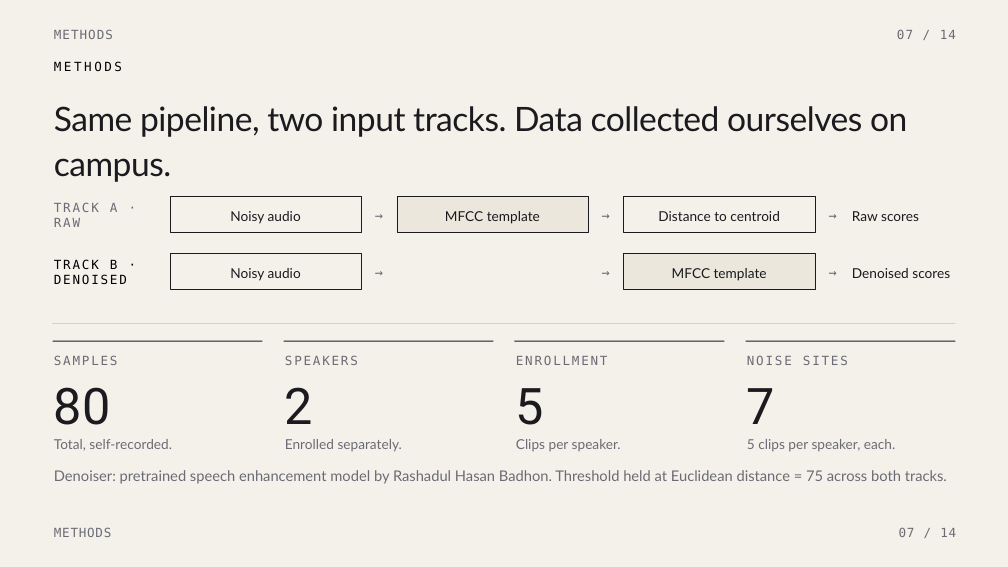
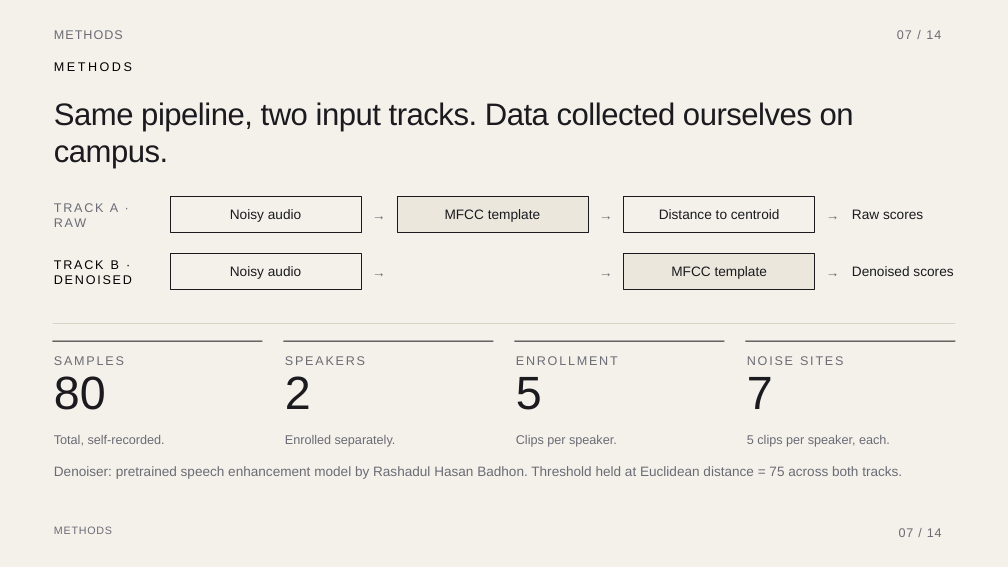
Before and after one commit to KingKutza/DR-Voice-Detect, a slide deck: slide 7 of Presentation.pptx. Drawn at 1008x567 pixels with LibreOffice and Linux fonts; fonts in the diff are those of the drawing. Boxes give left, top, right and bottom in pixels: in the first picture for what was removed or moved away, otherwise in the second. Text is boxed around its words. In the diff, an @@ line names an element or a change of style, - is before the commit and + after.

```diff
--- a/Presentation.pptx
+++ b/Presentation.pptx
@@ text "Same pipeline, two input tracks. ..." at (54,102,854,169): size 48 to 44.4 pt, font Lato to Arial; line spacing 1.1 to 1 @@
@@ font DejaVu Sans Mono to Arial in 16 elements at (54,30,123,39), (897,30,941,39), (54,62,132,71), (54,203,118,212), (54,260,132,284), (54,356,124,365), (516,356,618,365), (747,356,843,365), (899,528,942,537), (285,356,365,365), (366,205,392,226), (593,205,618,226), (820,205,845,226), (366,263,392,283), (593,263,618,283), (820,263,845,283) @@
@@ font Lato to Arial; line spacing 1 to 0.9 in 7 elements at (230,209,301,222), (445,209,540,222), (659,209,780,219), (852,209,923,219), (230,266,301,279), (671,266,767,279), (852,266,953,276) @@
@@ size 72 to 66.6 pt, font Roboto to Arial; line spacing 1 to 0.8 in 4 elements at (54,376,106,410), (516,377,542,410), (747,377,773,409), (285,376,311,409) @@
@@ size 19.5 to 18 pt, font Lato to Arial; line spacing 1.35 to 1.15 in 4 elements at (54,435,165,446), (516,435,617,447), (747,435,890,447), (285,435,396,447) @@
@@ text "Denoiser: pretrained speech enhancement model ..." at (54,466,902,479): size 21 to 19.4 pt, font Lato to Arial; line spacing 1.35 to 1.15 @@
@@ text "METHODS" at (54,526,112,534): size 18 to 15.3 pt, font DejaVu Sans Mono to Arial; line spacing 1 to 0.9 @@
```
Also in this commit, not shown: 13 other slides changed.
